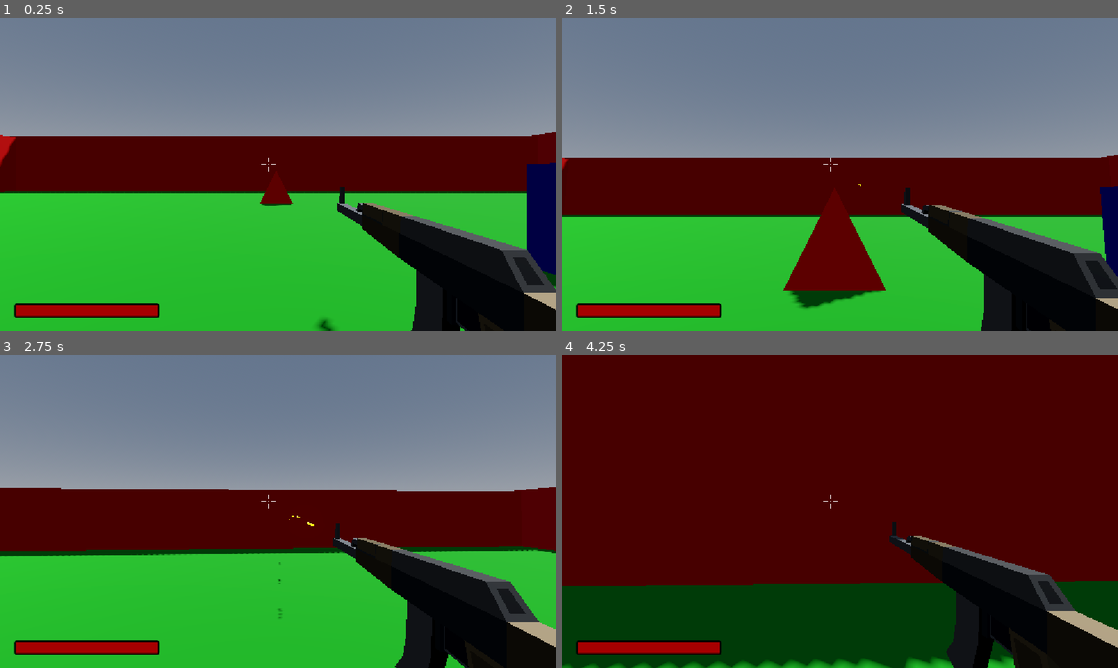
Above: before the commit, frames 1-4 (two rows, left to right).
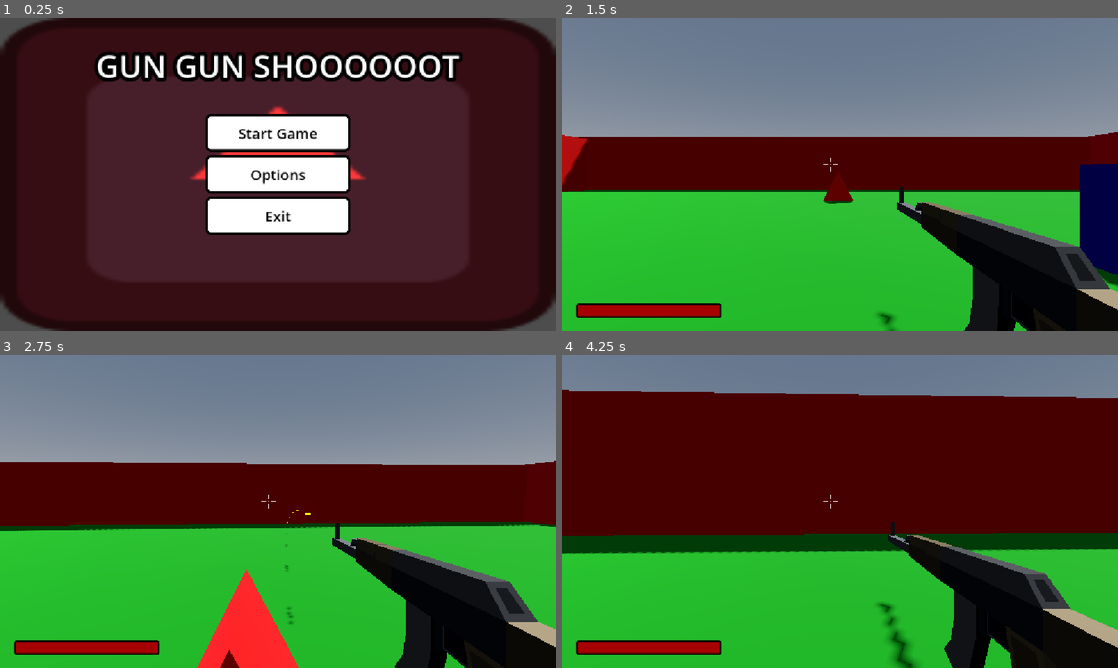
Above: after the commit, the same moments.

Repository: LaMemes10/dreamGame
Game: Godot game, scene res://scenes/mainMenu.tscn
The game is run twice, just before and just after one commit, with the same random seed, the same clock (stepped at 60 frames per second) and the same inputs. Before the commit the project starts from res://scenes/world.tscn. The engine's default icon, where the game draws it, is replaced by a stand-in: a white triangle on a blue panel in a dark square.
Inputs (mouse positions are in pixels of both pictures, inside the frame that each line leads up to):
- Up to frame 1 (0.25 s): no input
- Up to frame 2 (1.5 s): click (840, 174) at 0.5 s, where only the run after the commit has a clickable "Options"; click (840, 133) at 1.25 s, where only the run after the commit has a clickable "Start Game"
- Up to frame 3 (2.75 s): tap Enter (ui_accept) at 2, 2.27 s; move the mouse to (305, 511) at 2.02 s; press the mouse at (305, 511) at 2.03 s; hold W (forward) from 2.03 s (still down)
- Up to frame 4 (4.25 s): keep holding W (forward); move the mouse to (812, 511) at 2.77 s; release the mouse at (812, 511) at 2.78 s; click (812, 511) at 2.85 s; tap Enter (ui_accept) at 3.02 s; move the mouse to (851, 505) at 3.52 s; hold Shift (sprint) from 3.53 s (still down); click (851, 505) at 3.8 s

The runs differ from the first frame. In frame 1, 95% of the frame differs, in the area x 0-100%, y 0-100%; in frame 2, 21%; in frame 3, 20%; in frame 4, 45%.

Commit message:
Added main menu

Diff:
--- a/Player/player.gd
+++ b/Player/player.gd
@@ -37,8 +37,7 @@
 func _input(event):
 	if event.is_action_pressed("ui_cancel"):
 		Input.mouse_mode = Input.MOUSE_MODE_VISIBLE
-	elif event.is_action_pressed("shoot"):
-		Input.mouse_mode = Input.MOUSE_MODE_CAPTURED
+		get_tree().change_scene_to_file("res://scenes/mainMenu.tscn")
 
 #Camera movement.
 func _unhandled_input(event):
--- a/project.godot
+++ b/project.godot
@@ -11,7 +11,7 @@
 [application]
 
 config/name="dreamGame"
-run/main_scene="uid://t1wabae8jni"
+run/main_scene="uid://bcexav6aydk0n"
 config/features=PackedStringArray("4.7", "Forward Plus")
 config/icon="res://icon.svg"
 
--- /dev/null
+++ b/scenes/mainMenu.gd
@@ -0,0 +1,23 @@
+extends Control
+
+
+# Called when the node enters the scene tree for the first time.
+func _ready() -> void:
+	pass # Replace with function body.
+
+
+# Called every frame. 'delta' is the elapsed time since the previous frame.
+func _process(delta: float) -> void:
+	pass
+
+
+func _on_start_pressed() -> void:
+	get_tree().change_scene_to_file("res://scenes/world.tscn")
+
+
+func _on_options_pressed() -> void:
+	print("options")
+
+
+func _on_exit_pressed() -> void:
+	get_tree().quit()
--- /dev/null
+++ b/scenes/mainMenu.tscn
@@ -0,0 +1,140 @@
+[gd_scene format=3 uid="uid://bcexav6aydk0n"]
+
+[ext_resource type="Script" uid="uid://05fin60atnmw" path="res://scenes/mainMenu.gd" id="1_3d1i7"]
+[ext_resource type="Texture2D" uid="uid://cuq1e8rnk2ev8" path="res://icon.svg" id="1_qkhwq"]
+
+[sub_resource type="StyleBoxTexture" id="StyleBoxTexture_q1lh8"]
+texture = ExtResource("1_qkhwq")
+modulate_color = Color(1, 0.21960784, 0.21960784, 1)
+
+[sub_resource type="StyleBoxFlat" id="StyleBoxFlat_q1lh8"]
+bg_color = Color(1, 1, 1, 1)
+border_width_left = 5
+border_width_top = 5
+border_width_right = 5
+border_width_bottom = 5
+border_color = Color(0, 0, 0, 1)
+corner_radius_top_left = 10
+corner_radius_top_right = 10
+corner_radius_bottom_right = 10
+corner_radius_bottom_left = 10
+
+[sub_resource type="StyleBoxFlat" id="StyleBoxFlat_qkhwq"]
+bg_color = Color(0.25773177, 0.25773177, 0.25773174, 1)
+border_width_left = 5
+border_width_top = 5
+border_width_right = 5
+border_width_bottom = 5
+border_color = Color(0, 0, 0, 1)
+corner_radius_top_left = 10
+corner_radius_top_right = 10
+corner_radius_bottom_right = 10
+corner_radius_bottom_left = 10
+
+[sub_resource type="StyleBoxFlat" id="StyleBoxFlat_3d1i7"]
+bg_color = Color(0.519475, 0.5194749, 0.5194749, 1)
+border_width_left = 5
+border_width_top = 5
+border_width_right = 5
+border_width_bottom = 5
+border_color = Color(0, 0, 0, 1)
+corner_radius_top_left = 10
+corner_radius_top_right = 10
+corner_radius_bottom_right = 10
+corner_radius_bottom_left = 10
+
+[node name="mainMenu" type="Control" unique_id=1184917318]
+layout_mode = 3
+anchors_preset = 15
+anchor_right = 1.0
+anchor_bottom = 1.0
+grow_horizontal = 2
+grow_vertical = 2
+script = ExtResource("1_3d1i7")
+
+[node name="Panel" type="Panel" parent="." unique_id=1156552254]
+layout_mode = 1
+anchors_preset = 15
+anchor_right = 1.0
+anchor_bottom = 1.0
+grow_horizontal = 2
+grow_vertical = 2
+theme_override_styles/panel = SubResource("StyleBoxTexture_q1lh8")
+
+[node name="VBoxContainer" type="VBoxContainer" parent="." unique_id=1681158545]
+layout_mode = 1
+anchors_preset = 8
+anchor_left = 0.5
+anchor_top = 0.5
+anchor_right = 0.5
+anchor_bottom = 0.5
+offset_left = -150.0
+offset_top = -125.0
+offset_right = 150.0
+offset_bottom = 125.0
+grow_horizontal = 2
+grow_vertical = 2
+theme_override_constants/separation = 7
+
+[node name="Button" type="Button" parent="VBoxContainer" unique_id=1151329701]
+layout_mode = 2
+size_flags_vertical = 3
+theme_override_colors/font_color = Color(0, 0, 0, 1)
+theme_override_colors/font_focus_color = Color(0, 0, 0, 1)
+theme_override_colors/font_pressed_color = Color(0, 0, 0, 1)
+theme_override_colors/font_hover_color = Color(0, 0, 0, 1)
+theme_override_colors/font_hover_pressed_color = Color(0, 0, 0, 1)
+theme_override_font_sizes/font_size = 30
+theme_override_styles/normal = SubResource("StyleBoxFlat_q1lh8")
+theme_override_styles/pressed = SubResource("StyleBoxFlat_qkhwq")
+theme_override_styles/hover = SubResource("StyleBoxFlat_3d1i7")
+text = "Start Game"
+
+[node name="Button2" type="Button" parent="VBoxContainer" unique_id=1134697288]
+layout_mode = 2
+size_flags_vertical = 3
+theme_override_colors/font_color = Color(0, 0, 0, 1)
+theme_override_colors/font_focus_color = Color(0, 0, 0, 1)
+theme_override_colors/font_pressed_color = Color(0, 0, 0, 1)
+theme_override_colors/font_hover_color = Color(0, 0, 0, 1)
+theme_override_colors/font_hover_pressed_color = Color(0, 0, 0, 1)
+theme_override_font_sizes/font_size = 30
+theme_override_styles/normal = SubResource("StyleBoxFlat_q1lh8")
+theme_override_styles/pressed = SubResource("StyleBoxFlat_qkhwq")
+theme_override_styles/hover = SubResource("StyleBoxFlat_3d1i7")
+text = "Options"
+
+[node name="Button3" type="Button" parent="VBoxContainer" unique_id=197325016]
+layout_mode = 2
+size_flags_vertical = 3
+theme_override_colors/font_color = Color(0, 0, 0, 1)
+theme_override_colors/font_focus_color = Color(0, 0, 0, 1)
+theme_override_colors/font_pressed_color = Color(0, 0, 0, 1)
+theme_override_colors/font_hover_color = Color(0, 0, 0, 1)
+theme_override_colors/font_hover_pressed_color = Color(0, 0, 0, 1)
+theme_override_font_sizes/font_size = 30
+theme_override_styles/normal = SubResource("StyleBoxFlat_q1lh8")
+theme_override_styles/pressed = SubResource("StyleBoxFlat_qkhwq")
+theme_override_styles/hover = SubResource("StyleBoxFlat_3d1i7")
+text = "Exit"
+
+[node name="Label" type="Label" parent="." unique_id=1394017392]
+layout_mode = 1
+anchors_preset = 5
+anchor_left = 0.5
+anchor_right = 0.5
+offset_left = -377.0
+offset_top = 54.0
+offset_right = 377.0
+offset_bottom = 144.0
+grow_horizontal = 2
+theme_override_colors/font_outline_color = Color(0, 0, 0, 1)
+theme_override_constants/outline_size = 30
+theme_override_font_sizes/font_size = 65
+text = "GUN GUN SHOOOOOOT"
+horizontal_alignment = 1
+vertical_alignment = 1
+
+[connection signal="pressed" from="VBoxContainer/Button" to="." method="_on_start_pressed"]
+[connection signal="pressed" from="VBoxContainer/Button2" to="." method="_on_options_pressed"]
+[connection signal="pressed" from="VBoxContainer/Button3" to="." method="_on_exit_pressed"]
Not shown, added: scenes/mainMenu.gd.uid
